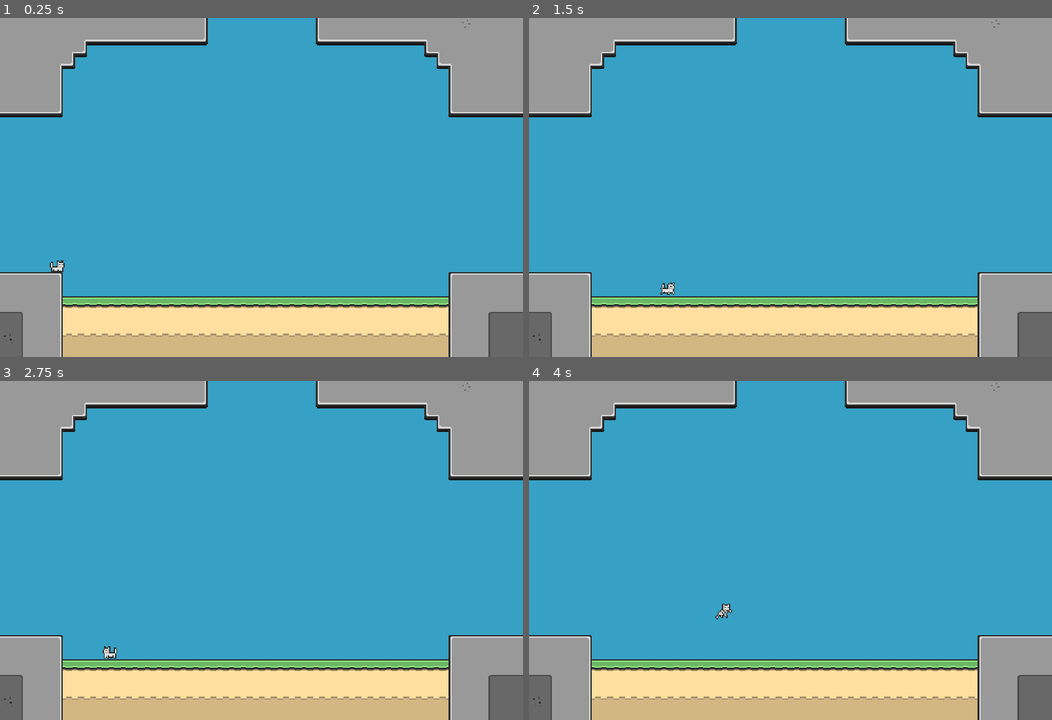
Above: before the commit, frames 1-4 (two rows, left to right).
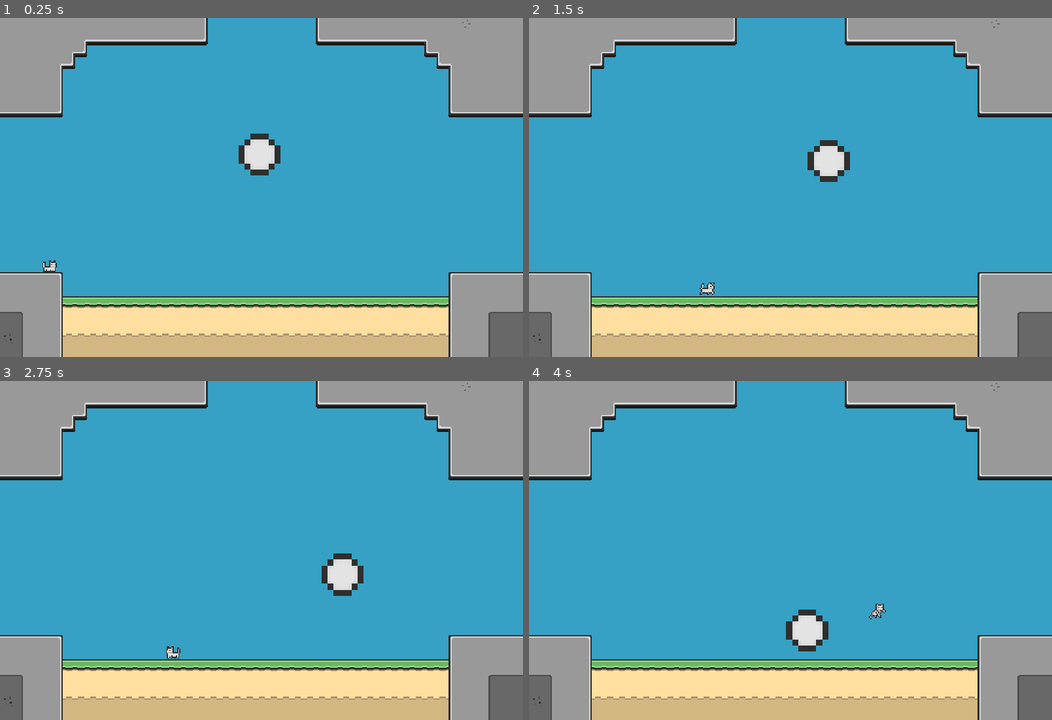
Above: after the commit, the same moments.

Repository: t0qen/juxtra-game
Game: Godot game, scene res://scenes/local_multiplayer.tscn
The game is run twice, just before and just after one commit, with the same random seed, the same clock (stepped at 60 frames per second) and the same inputs.
Inputs:
- Up to frame 1 (0.25 s): no input
- Up to frame 2 (1.5 s): hold D (move_right_1) from 0.53 s (still down); tap X (dash_1) at 0.6, 1.35 s; tap Z (jump_1) at 0.77 s
- Up to frame 3 (2.75 s): tap Z (jump_1) at 1.52 s; release D (move_right_1) at 2.03 s; hold Q (move_left_1) from 2.03 s (still down); tap X (dash_1) at 2.1 s
- Up to frame 4 (4 s): release Q (move_left_1) at 2.78 s; hold D (move_right_1) from 2.78 s (still down); tap X (dash_1) at 2.85, 3.6 s; tap Z (jump_1) at 3.02, 3.77 s

The runs differ from the first frame. In frame 1, 0.9% of the frame differs, in the area x 8-54%, y 34-75%; in frame 2, 0.9%; in frame 3, 0.9%, in the area x 19-70%, y 50-82%; in frame 4, 0.9%.

Commit message:
Added a ball, finish cleaning code

Diff:
--- /dev/null
+++ b/scenes/ball.tscn
@@ -0,0 +1,23 @@
+[gd_scene load_steps=4 format=3 uid="uid://vsj867ii6l7t"]
+
+[ext_resource type="Texture2D" uid="uid://gqamadderlwg" path="res://assets/ball.png" id="1_20f1r"]
+
+[sub_resource type="PhysicsMaterial" id="PhysicsMaterial_4mlqk"]
+friction = 0.0
+bounce = 1.0
+
+[sub_resource type="CircleShape2D" id="CircleShape2D_vfq42"]
+radius = 28.0179
+
+[node name="Ball" type="RigidBody2D"]
+mass = 2.0
+physics_material_override = SubResource("PhysicsMaterial_4mlqk")
+gravity_scale = 0.5
+
+[node name="Sprite" type="Sprite2D" parent="."]
+texture_filter = 1
+scale = Vector2(4, 4)
+texture = ExtResource("1_20f1r")
+
+[node name="Hitbox" type="CollisionShape2D" parent="."]
+shape = SubResource("CircleShape2D_vfq42")
--- a/scenes/local_multiplayer.tscn
+++ b/scenes/local_multiplayer.tscn
@@ -1,6 +1,7 @@
-[gd_scene load_steps=18 format=4 uid="uid://dgn4jle4xtlp5"]
+[gd_scene load_steps=19 format=4 uid="uid://dgn4jle4xtlp5"]
 
 [ext_resource type="PackedScene" uid="uid://ux1l01a7iemk" path="res://scenes/player.tscn" id="2_yb62x"]
+[ext_resource type="PackedScene" uid="uid://vsj867ii6l7t" path="res://scenes/ball.tscn" id="4_qlfqu"]
 [ext_resource type="Texture2D" uid="uid://dyu4wu4qev4c5" path="res://assets/levels/tileset/custom.png" id="10_ykiw6"]
 [ext_resource type="Texture2D" uid="uid://r8nku622d1jt" path="res://assets/levels/tileset/shadows.png" id="11_rgkix"]
 [ext_resource type="Texture2D" uid="uid://bdkfqpm45vsng" path="res://assets/levels/tileset/clouds.png" id="12_6cbun"]
@@ -425,8 +426,11 @@
 tile_map_data = PackedByteArray("AADi//b/AAAFAAUAAADj//L/AAAFAAUAAADk//H/AAAFAAUAAADu//D/AAAFAAUAAAD4//D/AAAFAAQAAAABAPH/AAAFAAQAAAACAPL/AAAFAAQAAAADAPb/AAAFAAQAAAA=")
 tile_set = SubResource("TileSet_14g55")
 
+[node name="Ball" parent="." instance=ExtResource("4_qlfqu")]
+position = Vector2(-3, -202)
+
 [node name="Player" parent="." instance=ExtResource("2_yb62x")]
-position = Vector2(-271, -32)
+position = Vector2(-281, -80)
 scale = Vector2(1.5, 1.5)
 
 [node name="Camera2D" type="Camera2D" parent="."]
--- a/scenes/player.tscn
+++ b/scenes/player.tscn
@@ -471,6 +471,8 @@
 
 [node name="Player" type="CharacterBody2D" node_paths=PackedStringArray("exit_idle_timer", "exit_fall_timer", "exit_wait_timer", "jump_bug_timer", "sprites")]
 script = ExtResource("1_0xtnp")
+base_speed = 175
+air_speed = 220
 exit_idle_timer = NodePath("Timers/Exit_idle")
 exit_fall_timer = NodePath("Timers/Exit_fall")
 exit_wait_timer = NodePath("Timers/Exit_wait")
--- a/scenes/scripts/player.gd
+++ b/scenes/scripts/player.gd
@@ -43,18 +43,16 @@
 @export_group("States")
 
 enum STATE { # each states of player
-	IDLE,
-	RUN,
-	FLY,
-	JUMP,
-	WAIT,
-	SLEEP
+	IDLE, # 0
+	RUN, # 1
+	FLY, # 2
+	JUMP, # 3
+	WAIT, # 4
+	SLEEP # 5
 }
-
-@export var first_state : STATE = STATE.IDLE # with wich state player will begin ?
+@export var current_state : STATE = STATE.WAIT # where the current state of player will be stored, can stored to first state
 
 # - OTHERS
-var current_state : STATE # where the current state of player will be stored
 var jumping : bool = false # bool to know if player is jumping
 var exit_wait : bool = false # bool to store the end of timer
 var exit_idle : bool = false # same for idle
@@ -72,11 +70,12 @@
 #region GLOBAL FUNCTIONS
 func _ready() -> void:
 	set_player_1() # for test, set player 1
-	_set_state(first_state) # set player's state to first state
 
 func _physics_process(delta: float) -> void: # each frame we call this function to update player state, for example if he's not on ground we set his state to fall, etc
 	get_inputs() # first get inputs
 	_update_state(delta) # update the behavior of current state
+	#Engine.time_scale = 0.01
+	#print(current_state)
 
 func get_inputs(): # essential function to get player inputs, depend on wich player is
 	if current_player == 1: # if current player is 1 get input with player's 1 inputs
@@ -99,18 +98,15 @@
 	match current_state:
 		STATE.IDLE:
 			play_animation("idle")
-			exit_idle = false # restart a idle timer
 			exit_idle_timer.start() # start timer, after end, set exit_idle to true
 
 		STATE.WAIT:
 			if !exit_fall: # if player wasn't falling before
 				play_animation("wait") # play basic animation
 			else: # if player was landng before, after jump or fly, play first exit fall animation
-				exit_fall = false # set exit fall to false
 				play_animation("exit_fall")
 				exit_fall_timer.start() # start a timer to have the time to play exit fall animation
 
-			exit_wait = false # same as idle state, restart a timer
 			exit_wait_timer.start() # on the end of this timer, exit wait will be true
 
 
@@ -118,11 +114,13 @@
 			play_animation("sleep")
 
 		STATE.RUN:
+			exit_fall = false # reset exit fall
 			stop_idle_timers() # we stop all idle timers, MAY NOT IMPORTANT ? TODO
 			current_speed = base_speed # set on ground speed
 			play_animation("run")
 
 		STATE.JUMP:
+			exit_fall = false # reset exit fall
 			stop_idle_timers() # we stop all idle timers, MAY NOT IMPORTANT ? TODO
 			current_speed = air_speed # set in air speed
 			jumping = true # set this variable to true to prevent some bug on other functions TODO
@@ -131,6 +129,7 @@
 			jump_bug_timer.start() # this timer is here to prevent bug if STATE.JUMP begin to soon
 
 		STATE.FLY:
+			exit_fall = false # reset exit fall
 			stop_idle_timers() # we stop all idle timers, MAY NOT IMPORTANT ? TODO
 			current_speed = air_speed # set air speed
 			play_animation("fly")
@@ -173,9 +172,6 @@
 			move_and_slide() # move
 
 		STATE.IDLE:
-			if exit_idle: # if player need to stop idling to sleep
-				_set_state(STATE.SLEEP)
-
 			if direction: # if left or right is pressed, start walking
 				_set_state(STATE.RUN)
 
@@ -186,8 +182,6 @@
 				_set_state(STATE.FLY)
 
 		STATE.WAIT:
-			if exit_wait: # if player need to stop waiting to idling
-				_set_state(STATE.IDLE)
 
 			if direction: # ef left or right is pressed, start walking
 				_set_state(STATE.RUN)
@@ -205,38 +199,44 @@
 			elif want_to_jump: # jump action, come with inputs system
 				_set_state(STATE.JUMP) # if the jump button is pressed, then jump
 
-			elif !is_on_floor() && !jumping: # if not on floor, fall down
+			elif !is_on_floor() && !jumping: # if not on floor, fall down TODO
 				_set_state(STATE.FLY)
 
 		STATE.RUN:
-			x_move()
-			if !direction:
+			x_move() # move on x axis
+
+			if !direction: # if player doesn't move anymore
 				_set_state(STATE.WAIT)
-			if want_to_jump:
-				_set_state(STATE.JUMP) # if jump is pressed, jump
-			if !is_on_floor() && !jumping:
+
+			if want_to_jump: # if jump is pressed, jump
+				_set_state(STATE.JUMP)
+
+			if !is_on_floor() && !jumping: #  # if not on floor, fall down TODO
 				_set_state(STATE.FLY)
 
-			move_and_slide()
+			move_and_slide() # move
 
 		STATE.FLY:
-			x_move()
-			if is_on_floor(): # If the ground is reached, change back to idle
-				if direction:
+			x_move() # move on x axis
+
+			if is_on_floor(): # if player comes back on floor
+				if direction: # if he want to move
 					_set_state(STATE.RUN)
-				else:
+				else: # else
 					_set_state(STATE.WAIT)
 			else:
-				apply_gravity(delta)
-			move_and_slide()
-#endregion
-#endregion
-
-
+				apply_gravity(delta) # else apply gravity
+
+			move_and_slide() # move
+
+#endregion
+#endregion
+
+#region OTHER
 func set_player_1(): # we can choose for player 1 or player 2 when multiplayer, so keyboard will change
 	current_player = 1
 
-func set_player_2():
+func set_player_2(): # same for player 2
 	current_player = 2
 
 func play_animation(animation: String): # play animation
@@ -275,35 +275,39 @@
 				sprites.play("exit_fall_2")
 
 func get_current_gravity() -> float: # return gravity
-	return jump_gravity if velocity.y < 0.0 else fall_gravity
-
-func flip_sprites():
-	if velocity.x > 0: # set Sprite direction
+	return jump_gravity if velocity.y < 0.0 else fall_gravity # if player's velocity < 0, it means that player is jumping so return jump gravity
+
+func apply_gravity(delta): # apply gravity
+	velocity.y += get_current_gravity() * delta
+
+func flip_sprites(): # simple func to automaticlly flip player sprite with the player's x velocity
+	if velocity.x > 0:
 		sprites.flip_h = false
+
 	elif velocity.x < 0:
 		sprites.flip_h = true
 
-func x_move():
+func x_move(): # simple func to move player on x axis
 	velocity.x = direction * current_speed
 	flip_sprites() # flip player's sprite with his direction
 
-func apply_gravity(delta):
-	velocity.y += get_current_gravity() * delta
-
-func stop_idle_timers(): # must be call on every movments states
+#region TIMERS
+func stop_idle_timers(): # must be call on every movments states, stop all current timer
 	exit_fall_timer.stop()
 	exit_idle_timer.stop()
 	exit_wait_timer.stop()
 
-# timers calls
-func _on_exit_idle_timeout() -> void:
-	exit_idle = true
-
-func _on_exit_fall_timeout() -> void:
-	play_animation("wait")
-
-func _on_exit_wait_timeout() -> void:
-	exit_wait = true
-
-func _on_jump_bug_timeout() -> void:
+func _on_exit_idle_timeout() -> void: # called when idle timer is finished
+	_set_state(STATE.SLEEP) # so set sleep state
+
+func _on_exit_wait_timeout() -> void: # same for wait state
+	_set_state(STATE.IDLE)
+
+func _on_exit_fall_timeout() -> void: # called when this timer is finish, it lasts 1.5s, the time to play exit fall animation
+	exit_fall = false # set exit fall to false
+	play_animation("wait") # play wait animation after
+
+func _on_jump_bug_timeout() -> void: # prevent bugs
 	jumping = false
+#endregion
+#endregion
Binary file added: assets/ball.png
Not shown, added: assets/ball.png.import
Binary file added: assets/ball_shadow.png
Not shown, added: assets/ball_shadow.png.import
